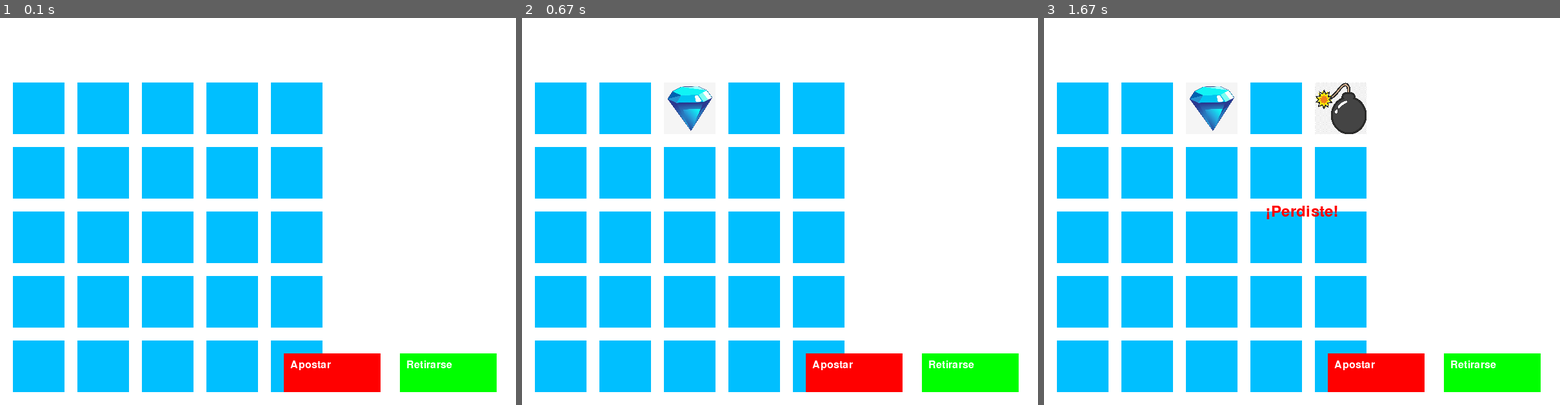
Above: before the commit, frames 1-3 (left to right).
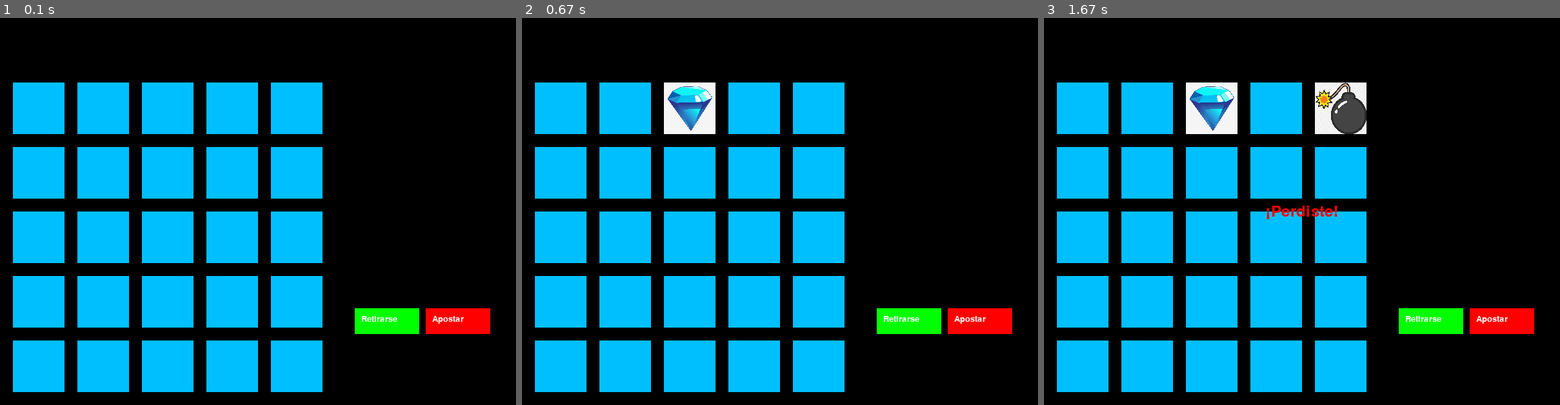
Above: after the commit, the same moments.

Repository: Marianoavc/GetTheDimond
Game: pygame game, started from GetTheDimond.py
Two runs of this game, one before a commit and one after it. Both use one fixed random seed, a clock stepped at 60 frames per second and the inputs below.
Inputs (mouse positions are in pixels of both pictures, inside the frame that each line leads up to):
- Up to frame 1 (0.1 s): no input
- Up to frame 2 (0.67 s): press the mouse at (687, 300) at 0.37 s; move the mouse to (697, 196) at 0.47 s; release the mouse at (702, 91) at 0.6 s
- Up to frame 3 (1.67 s): press the mouse at (1209, 300) at 0.7 s; move the mouse to (1281, 203) at 0.8 s; release the mouse at (1348, 110) at 0.93 s

The runs differ from the first frame. In frame 1, 67% of the frame differs, in the area x 0-100%, y 0-100%; in frame 2, 67%; in frame 3, 67%.

Commit message:
Posicionamiento actualizado

Diff:
--- a/GetTheDimond.py
+++ b/GetTheDimond.py
@@ -10,7 +10,7 @@
 ALTO_VENTANA = 600
 
 # Definir colores
-BLANCO = (255, 255, 255)
+NEGRO = (0, 0, 0)
 AZUL_CLARO = (0, 191, 255)
 
 # Calcular tamaño y separación de los cuadrados
@@ -29,7 +29,7 @@
 
 #variables constantes
 cartera = 100
-numBombas = 5
+numBombas = 3
 montoApuesta = 0
 
 #actualizan debe estar en el loop
@@ -83,21 +83,22 @@
             if evento.type == pygame.QUIT:
                 jugando = False
             elif evento.type == pygame.MOUSEBUTTONUP:
-                for i, cuadrado in enumerate(cuadrados):
-                    if cuadrado.collidepoint(evento.pos):
-                        if cuadrado in bombas:
-                            # Mostrar imagen de la bomba en el cuadrado
-                            mostrar_imagenes[i] = imagen_bomba
-                            bomba_encontrada = True
-                        else:
-                            # Mostrar imagen del diamante en el cuadrado
-                            mostrar_imagenes[i] = imagen_diamante
                 if boton_retirarse.collidepoint(evento.pos):
                     retirarse()  # Llamar a la función 'retirarse' al hacer clic en el botón "Retirarse"
                 elif boton_apostar.collidepoint(evento.pos):
                     apostar()  # Llamar a la función 'apostar' al hacer clic en el botón "Apostar"
+                else:
+                    for i, cuadrado in enumerate(cuadrados):
+                        if cuadrado.collidepoint(evento.pos):
+                            if cuadrado in bombas:
+                                # Mostrar imagen de la bomba en el cuadrado
+                                mostrar_imagenes[i] = imagen_bomba
+                                bomba_encontrada = True
+                            else:
+                                # Mostrar imagen del diamante en el cuadrado
+                                mostrar_imagenes[i] = imagen_diamante
 
-        ventana.fill(BLANCO)  # Rellenar ventana con color blanco
+        ventana.fill(NEGRO)  # Rellenar ventana con color negro
 
         # Dibujar cuadrados y mostrar las imágenes correspondientes
         for cuadrado, imagen in zip(cuadrados, mostrar_imagenes):
@@ -106,13 +107,13 @@
                 ventana.blit(imagen, cuadrado.topleft)
 
         # Dibujar botones
-        boton_retirarse = pygame.Rect(ANCHO_VENTANA - 180, ALTO_VENTANA - 80, 150, 60)  # Botón "Retirarse"
-        boton_apostar = pygame.Rect(ANCHO_VENTANA - 360, ALTO_VENTANA - 80, 150, 60)  # Botón "Apostar"
+        boton_retirarse = pygame.Rect(ANCHO_VENTANA - 250, ALTO_VENTANA - 150, 100, 40)  # Botón "Retirarse"
+        boton_apostar = pygame.Rect(ANCHO_VENTANA - 140, ALTO_VENTANA - 150, 100, 40)  # Botón "Apostar"
 
         pygame.draw.rect(ventana, (0, 255, 0), boton_retirarse)  # Botón "Retirarse" en color verde
         pygame.draw.rect(ventana, (255, 0, 0), boton_apostar)  # Botón "Apostar" en color rojo
 
-        fuente = pygame.font.Font(None, 24)  # Fuente para el texto de los botones
+        fuente = pygame.font.Font(None, 20)  # Fuente para el texto de los botones
         texto_retirarse = fuente.render("Retirarse", True, (255, 255, 255))  # Texto para el botón "Retirarse"
         texto_apostar = fuente.render("Apostar", True, (255, 255, 255))  # Texto para el botón "Apostar"
 
